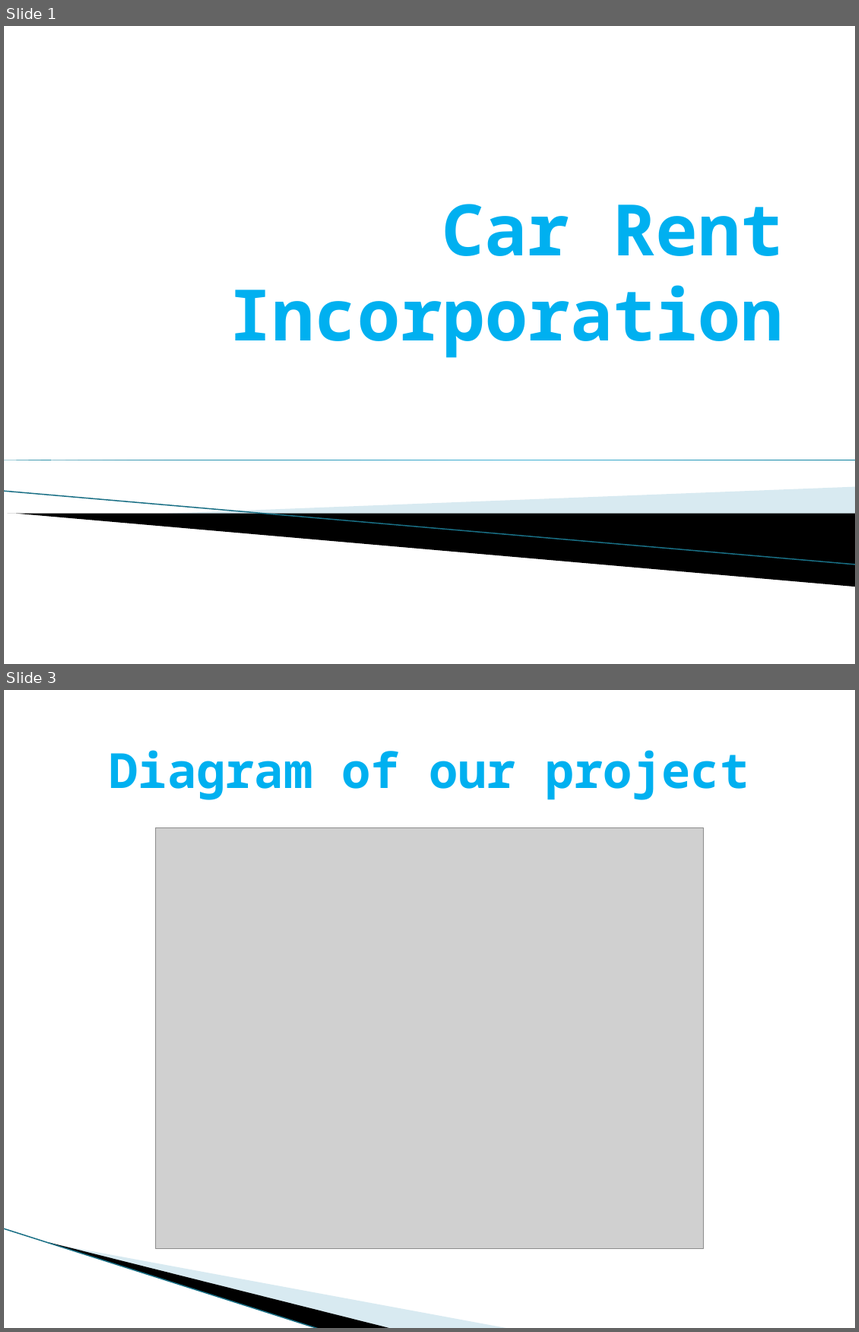
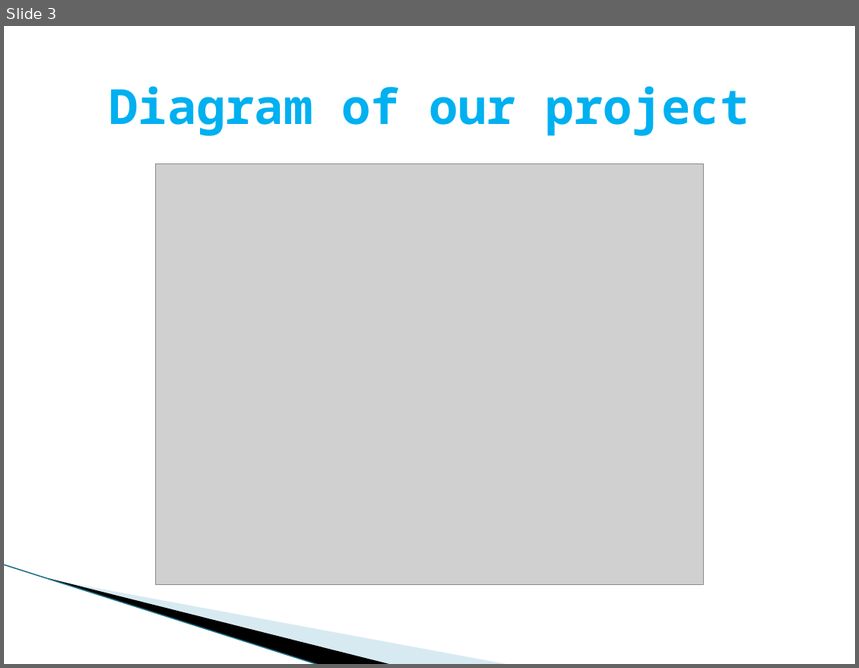
Before and after one commit to vgkavaldzhiev18/StructuresGit, a slide deck: Car Rent Incorporation.pptx. Shown one above the other, each under a label of ours: slides 1 and 3 before the commit, slide 3 after it; the slides between them are not shown. The pictures are 859x1332 and 859x668 pixels, drawn with LibreOffice and Linux fonts; fonts in the diff are those of the drawing; grey boxes stand for pictures; background and template pictures are left out. Boxes give left, top, right and bottom in pixels: in the first picture for what was removed or moved away, otherwise in the second. Text is boxed around its words. In the diff, an @@ line names an element or a change of style, - is before the commit and + after.

```diff
--- a/Car Rent Incorporation.pptx
+++ b/Car Rent Incorporation.pptx
@@ slide 1 removed at bbox=[4, 26, 855, 664], background #FFFFFF @@
@@ title removed at bbox=[230, 204, 783, 358] @@
-Car Rent Incorporation
@@ right triangle removed at bbox=[4, 460, 855, 460] @@
@@ line removed from (4, 492) to (855, 565) @@
@@ freeform shape removed at bbox=[161, 487, 855, 532] @@
@@ freeform shape removed at bbox=[7, 514, 855, 587] @@
```
Also in this commit, not shown: 1 slide changed, 1 slide added.
